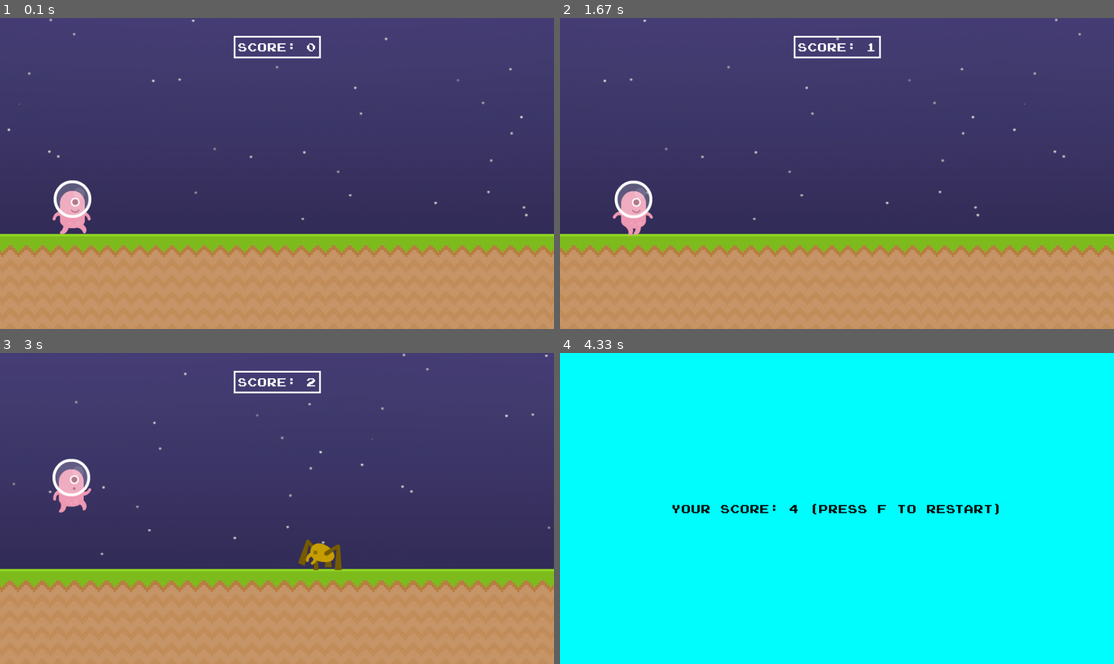
Above: before the commit, frames 1-4 (two rows, left to right).
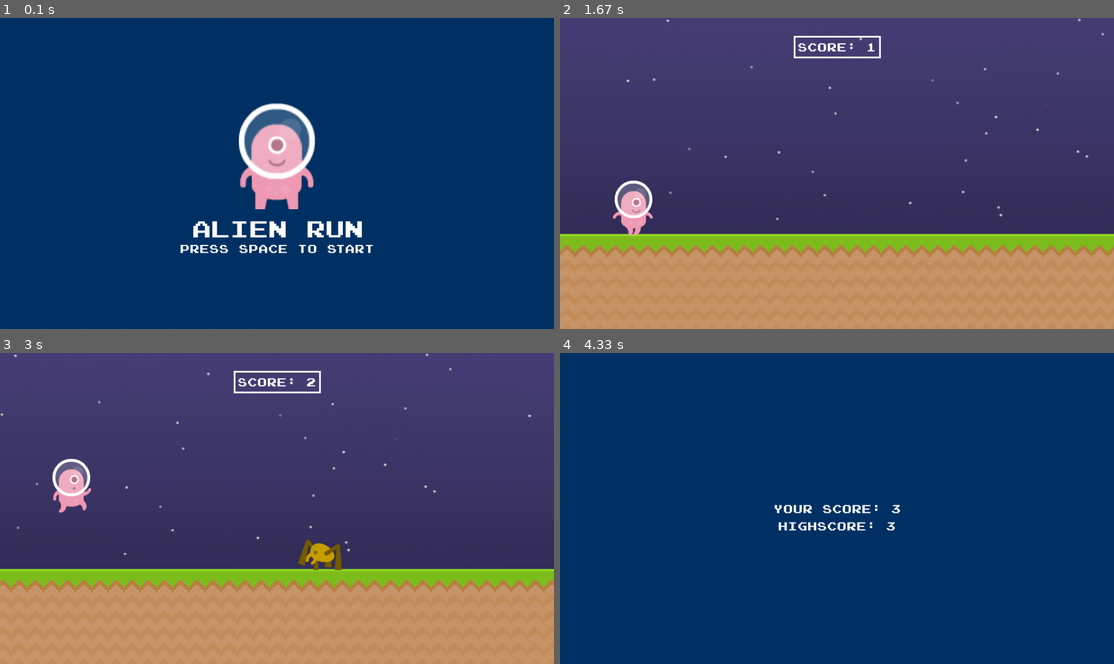
Above: after the commit, the same moments.

Repository: jakubvod/pygame_game
Game: pygame game, started from alien_run.py
The game is run twice, just before and just after one commit, with the same random seed, the same clock (stepped at 60 frames per second) and the same inputs.
Inputs:
- Up to frame 1 (0.1 s): no input
- Up to frame 2 (1.67 s): tap Space at 0.33 s; hold Space 0.67-1.13 s
- Up to frame 3 (3 s): tap Space at 2.17, 2.57, 2.87 s
- Up to frame 4 (4.33 s): tap Space at 3.4, 3.7, 3.9 s

The runs differ from the first frame. In frame 1, 100% of the frame differs, in the area x 0-100%, y 0-100%; in frame 2, 2.5%; in frame 3, 2.6%; in frame 4, 100%.

Commit message:
Add highscore + intro/death screen

Diff:
--- a/running_man.py
+++ b/alien_run.py
@@ -2,6 +2,7 @@
 import pygame
 import math
 from random import randint, choice
+import json
 
 # Constants
 FPS = 60
@@ -23,9 +24,9 @@
         self.image = self.player_walk[int(self.player_index)]
         self.rect = self.image.get_rect(midbottom = (125, PLAYER_HEIGHT))
 
-    def check_input(self, game_active: bool) -> None:
+    def check_input(self) -> None:
         keys = pygame.key.get_pressed()
-        if game_active and keys[pygame.K_SPACE] and self.rect.bottom >= PLAYER_HEIGHT:
+        if keys[pygame.K_SPACE] and self.rect.bottom >= PLAYER_HEIGHT:
             self.gravity = -18
 
     def apply_gravity(self) -> None:
@@ -44,9 +45,9 @@
             if self.player_index >= len(self.player_walk): self.player_index = 0
             self.image = self.player_walk[int(self.player_index)]
 
-    def update(self, game_active: bool) -> None:
+    def update(self) -> None:
         self.animate()
-        self.check_input(game_active)
+        self.check_input()
         self.apply_gravity()
 
 class Obstacle(pygame.sprite.Sprite):
@@ -100,6 +101,15 @@
 
     return time
 
+def load_highscore() -> int:
+    with open(abs_path / "highscore.json", "r") as file:
+        data = json.load(file)
+        return data.get("highscore", 0)
+
+def save_highscore(score: int) -> None:
+    with open(abs_path / "highscore.json", "w") as file:
+        json.dump({"highscore": score}, file)
+
 def draw_background(sky, ground, ground_scroll: int, sky_scroll: int) -> tuple[int, int]:
     for i in range(0, tiles):
         screen.blit(sky, (i * sky.get_width() + sky_scroll, 0))
@@ -118,18 +128,45 @@
         sky_scroll = 0
     return ground_scroll, sky_scroll
 
+def draw_intro() -> None:
+    alien_intro = pygame.transform.rotozoom((pygame.image.load(abs_path / "graphics" / "player" / "alienPink.png").convert_alpha()), 0, 2)
+    alien_intro_rect = alien_intro.get_rect(center = (SCREEN_WIDTH / 2, 240))
+
+    intro_font = font_big.render(f"Alien Run", False, (255, 255, 255))
+    intro_font_rec = intro_font.get_rect(center = (SCREEN_WIDTH / 2, 365))
+
+    intro_font_2 = font.render(f"Press SPACE to start", False, (255, 255, 255))
+    intro_font_2_rec = intro_font_2.get_rect(center = (SCREEN_WIDTH / 2, 400))
+
+    screen.blit(alien_intro, alien_intro_rect)
+    screen.blit(intro_font, intro_font_rec)
+    screen.blit(intro_font_2, intro_font_2_rec)
+
+def draw_death(highscore: int) -> None:
+    result = font.render(f"Your score: {score}", False, (255, 255, 255))
+    result_rect = result.get_rect(center = (SCREEN_WIDTH / 2, SCREEN_HEIGHT / 2))
+
+    highscore = font.render(f"Highscore: {highscore}", False, (255, 255, 255))
+    highscore_rect = highscore.get_rect(center = (SCREEN_WIDTH / 2, 300))
+
+    screen.blit(result, result_rect)
+    screen.blit(highscore, highscore_rect)
+
 
 # Initialization
 abs_path = Path(__file__).parent
 pygame.init()
 screen = pygame.display.set_mode((SCREEN_WIDTH, SCREEN_HEIGHT))
-pygame.display.set_caption("Running Man")
+pygame.display.set_caption("Alien Run")
 clock = pygame.time.Clock()
-game_active = True
+game_active = False
 start_time = 0
+score = 0
+highscore = load_highscore()
 
 # Font
 font = pygame.font.Font(abs_path / "font" / "joystix_monospace.otf", 20)
+font_big = pygame.font.Font(abs_path / "font" / "joystix_monospace.otf", 40)
 
 
 # Background
@@ -160,7 +197,7 @@
             if event.type == obstacle_timer:
                 obstacle_group.add(Obstacle(choice(["spider", "spider", "fly"])))
         else:
-            if event.type == pygame.KEYDOWN and event.key == pygame.K_f:
+            if event.type == pygame.KEYDOWN and event.key == pygame.K_SPACE:
                 game_active = True
                 start_time = pygame.time.get_ticks() # Reset timer after death
 
@@ -169,6 +206,7 @@
         ground_scroll, sky_scroll = draw_background(sky_background, ground, ground_scroll, sky_scroll)
 
         player.draw(screen)
+        player.update()
 
         obstacle_group.draw(screen)
         obstacle_group.update()
@@ -178,18 +216,20 @@
         if collision():
             game_active = False
 
-        player.update(game_active)
+
 
     else:
-        screen.fill((0, 255, 255))
+        screen.fill((0, 51, 102))
 
         if score == 0:  # Intro screen
-            pass
+            draw_intro()
 
         else: # Death screen
-            result = font.render(f"Your score: {score} (PRESS F TO RESTART)", False, (0, 0, 0))
-            result_rect = result.get_rect(center = (SCREEN_WIDTH / 2, SCREEN_HEIGHT / 2))
-            screen.blit(result, result_rect)
+            if score > highscore:
+                highscore = score
+                save_highscore(highscore)
+            draw_death(highscore)
+
 
 
     pygame.display.update()
--- /dev/null
+++ b/highscore.json
@@ -0,0 +1 @@
+{"highscore": 0}
Binary file removed: graphics/player/alienPink_badge1.png
Binary file removed: graphics/player/alienPink_climb1.png
Binary file removed: graphics/player/alienPink_climb2.png
Binary file removed: graphics/player/alienPink_duck.png
Binary file removed: graphics/player/alienPink_hurt.png
Binary file removed: graphics/player/alienPink_stand.png
Binary file removed: graphics/player/alienPink_swim1.png
Binary file removed: graphics/player/alienPink_swim2.png
